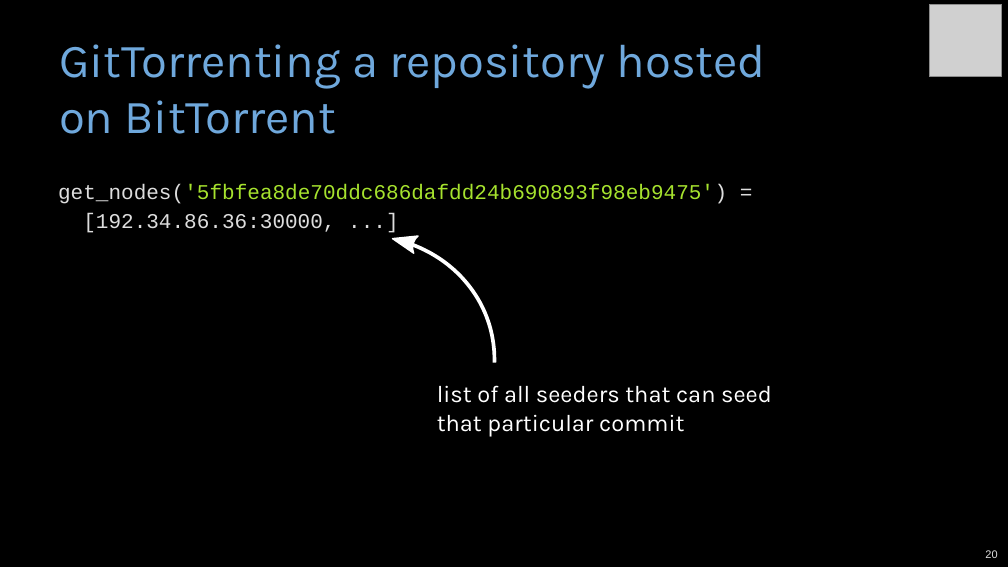
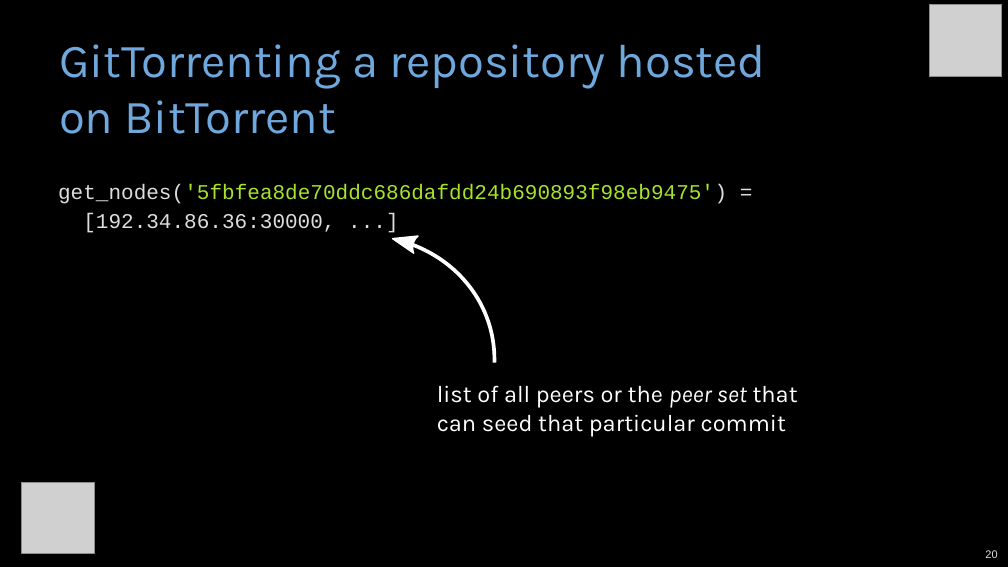
Before and after one commit to sanam2405/GitTorrent, a slide deck: slide 20 of GitTorrent-ManasPratimBiswas.pptx. Drawn at 1008x567 pixels with LibreOffice and Linux fonts; fonts in the diff are those of the drawing; grey boxes stand for pictures. Boxes give left, top, right and bottom in pixels: in the first picture for what was removed or moved away, otherwise in the second. Text is boxed around its words. In the diff, an @@ line names an element or a change of style, - is before the commit and + after.

```diff
--- a/GitTorrent-ManasPratimBiswas.pptx
+++ b/GitTorrent-ManasPratimBiswas.pptx
@@ text at box(437, 385, 798, 437): text changed @@
-list of all seeders that can seed
-that particular commit
+list of all peers or the peer set that
+can seed that particular commit
@@ picture added at box(22, 483, 95, 554) @@
```
Also in this commit, not shown: 26 other slides changed, 1 other file.
